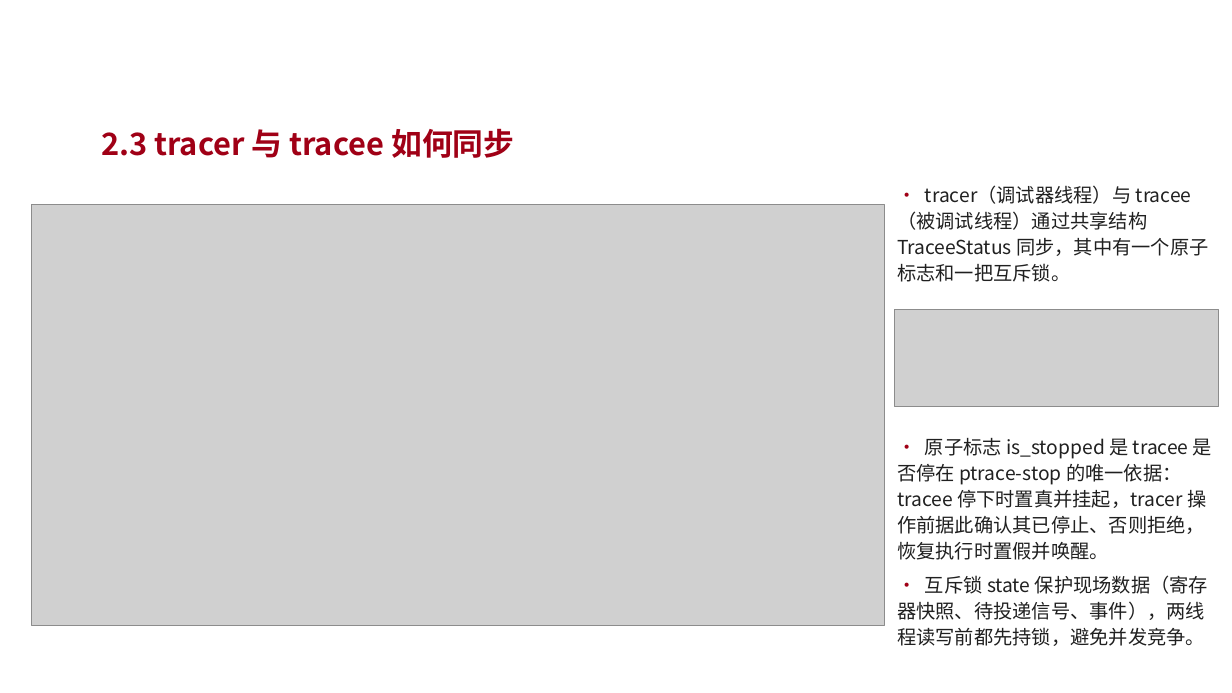
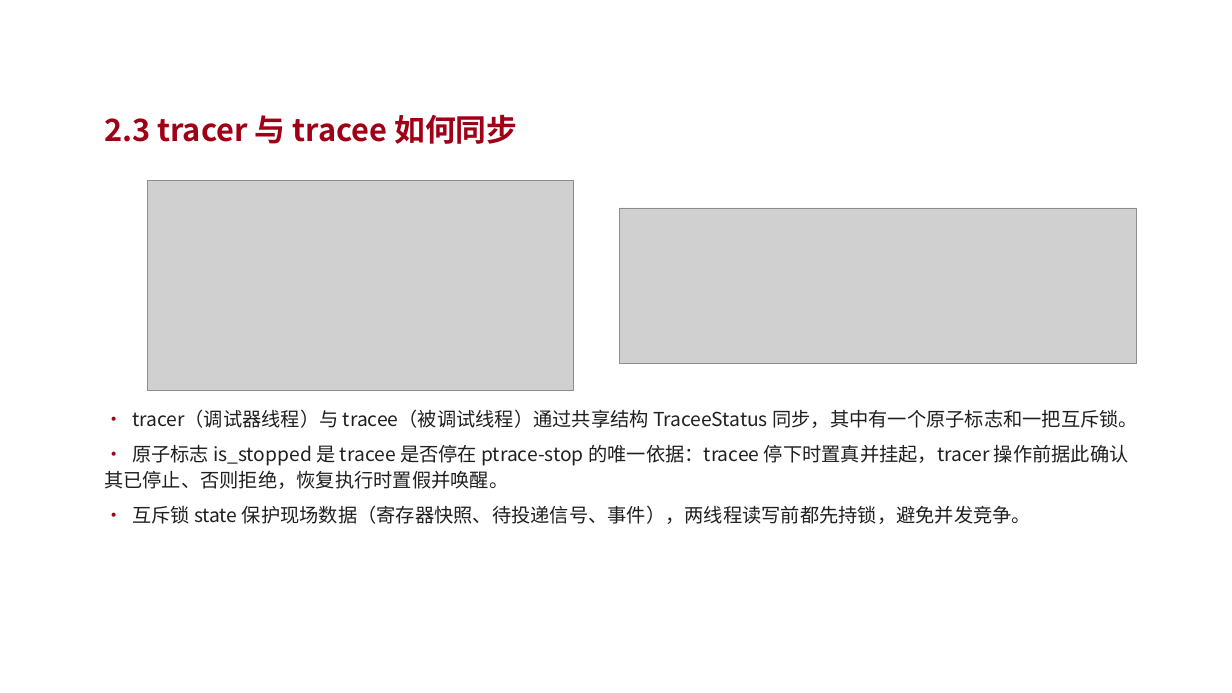
Before and after one commit to vvvvsv/asterinas, a slide deck: slide 11 of research_practice/答辩-科研实践.pptx (slide 9 before the commit). Drawn at 1232x693 pixels with LibreOffice and Linux fonts; fonts in the diff are those of the drawing; grey boxes stand for pictures; background and template pictures are left out. Boxes give left, top, right and bottom in pixels: in the first picture for what was removed or moved away, otherwise in the second. Text is boxed around its words. In the diff, an @@ line names an element or a change of style, - is before the commit and + after.

```diff
--- a/research_practice/答辩-科研实践.pptx
+++ b/research_practice/答辩-科研实践.pptx
@@ text "2.3 tracer 与 tracee 如何同步": place and size @@
-text "2.3 tracer 与 tracee 如何同步" at [101,128,514,158]
+text "2.3 tracer 与 tracee 如何同步" at [104,114,517,144]
@@ picture: place and size @@
-picture at [32,204,884,626]
+picture at [148,180,574,391]
@@ picture: place and size @@
-picture at [895,310,1219,407]
+picture at [619,208,1137,363]
@@ text "• tracer（调试器线程）与 tracee（被调试线程）通过共享结构 TraceeStatus 同步，其中有一个原子 ..." rewrapped from [897,185,1212,646] to [104,409,1138,524] @@
```
Also in this commit, not shown: 16 other slides changed, 3 slides added, 2 slides removed, 7 other files.
